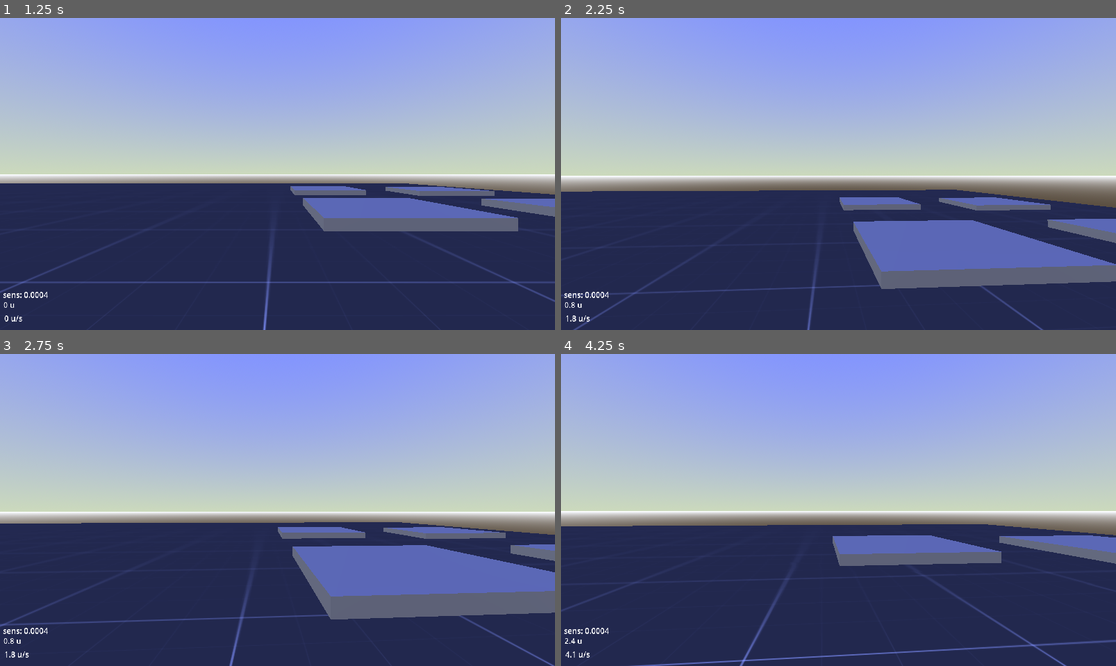
Above: before the commit, frames 1-4 (two rows, left to right).
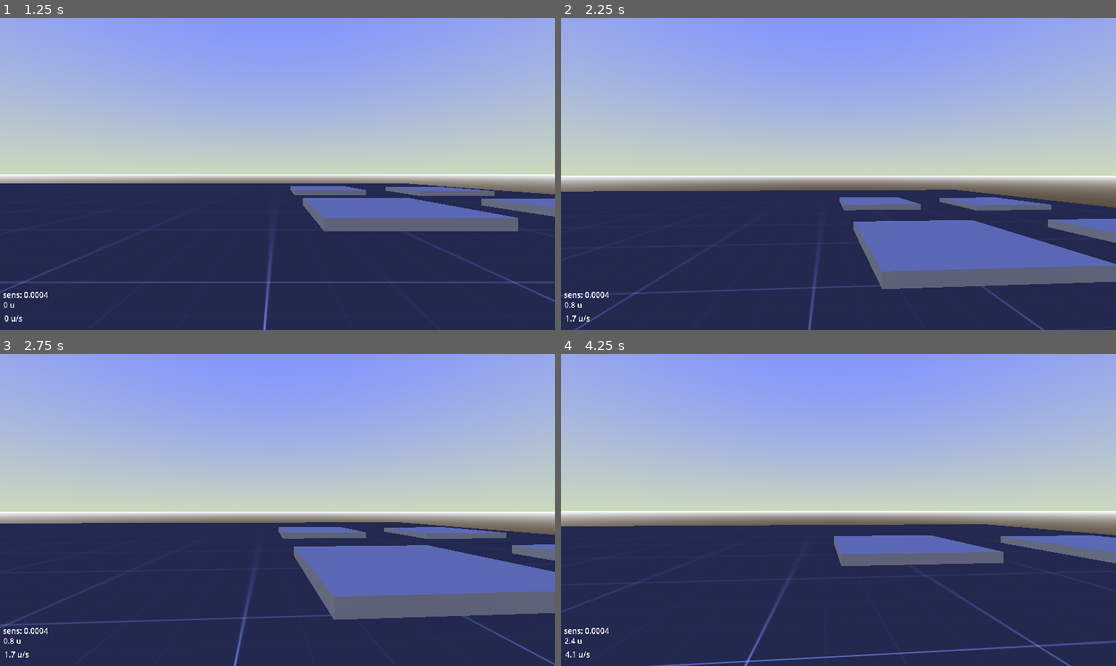
Above: after the commit, the same moments.

Repository: vasiltop/straif
Game: Godot game, scene res://menus/level_select/level_select.tscn
The game is run twice, just before and just after one commit, with the same random seed, the same clock (stepped at 60 frames per second) and the same inputs.
Inputs (mouse positions are in pixels of both pictures, inside the frame that each line leads up to):
- Up to frame 1 (1.25 s): click "longjump map" at 0.5 s
- Up to frame 2 (2.25 s): tap Enter at 1.25 s; move the mouse to (866, 174) at 1.27 s; hold Mouse wheel down (jump) 1.28-2.03 s; hold W (up) from 1.28 s (still down); move the mouse to (810, 174) at 2.02 s; tap Mouse wheel down (jump) at 2.1 s
- Up to frame 3 (2.75 s): keep holding W (up); tap Mouse wheel down (jump) at 2.27, 2.57 s
- Up to frame 4 (4.25 s): keep holding W (up); move the mouse to (849, 503) at 2.77 s; hold Mouse wheel down (jump) 2.78-3.53 s; move the mouse to (832, 516) at 3.52 s; tap Mouse wheel down (jump) at 3.6, 3.77, 4.07 s

Frame 1 is identical in both runs. In frame 2, 0.2% of the frame differs, in the area x 2-100%, y 55-100%; in frame 3, 0.8%; in frame 4, 1.2%, in the area x 0-100%, y 54-100%.

Commit message:
feat: add smooth camera lerping

Diff:
--- a/player/player.gd
+++ b/player/player.gd
@@ -23,13 +23,13 @@
 
 var last_jump = 0
 var last_jump_pos = Vector3.ZERO
-var landed = true
 
 var jumped = false
-
-var relative_rotation = Vector2.ZERO
-
+var prev_pos = Vector3.ZERO
+var camera_height = 0
 func _ready():
+	prev_pos = camera.position
+	camera_height = camera.position.y
 	Input.set_mouse_mode(Input.MOUSE_MODE_CAPTURED)
 
 func grounded():
@@ -43,6 +43,8 @@
 
 func get_slope_angle(normal): return normal.angle_to(up_direction)
 
+
+
 func _process(delta):
 	$Sens.text = "sens: " + str(SENS)
 	if Input.is_action_just_pressed("menu"):
@@ -54,6 +56,13 @@
 		SENS += 0.00001
 	elif Input.is_key_pressed(KEY_PAGEDOWN):
 		SENS -= 0.00001
+
+
+	var camera_pos = prev_pos.lerp(position, delta * 70)
+	camera.global_position = camera_pos
+	camera.position.y = camera_height
+	prev_pos = camera_pos
+
 
 
 func _physics_process(delta):
@@ -70,9 +79,6 @@
 			audio_player.stream = landing
 			audio_player.play()
 			jumped = false
-
-		if not landed:
-			landed = true
 			last_jump = last_jump_pos.distance_to(global_position)
 			last_jump_label.text = str(snapped(last_jump, 0.1)) + " u"
 
@@ -88,10 +94,6 @@
 	var add_speed = clamp(max_speed - current_speed, 0.0, max_accel * delta)
 	vel_planar += wish_dir * add_speed
 
-
-	if Input.is_action_just_pressed("jump") and grounded():
-		landed = false
-
 	if (Input.is_action_pressed("jump") or Input.is_action_just_pressed("jump")) and grounded():
 		last_jump_pos = global_position
 		vel_vertical = JUMP_FORCE
@@ -102,11 +104,8 @@
 
 	var col = move_and_collide(velocity * delta)
 
-
 	if col:
-
 		var slope_angle = get_slope_angle(col.get_normal())
-
 		#Surfing
 		if slope_angle < MAX_SLOPE:
 			velocity.y = 0.0
@@ -119,12 +118,13 @@
 	elif grounded():
 		move_and_collide(floor_col_pos.position - global_position)
 
-	if relative_rotation != Vector2.ZERO:
-		rotate(Vector3(0, -1, 0), relative_rotation.x * SENS)
-		camera.rotate(Vector3(-1, 0, 0), relative_rotation.y * SENS)
-		camera.rotation.x = clamp(camera.rotation.x, -1, 1.5)
-		relative_rotation = Vector2.ZERO
+
 
 func _input(event):
 	if event is InputEventMouseMotion:
-		relative_rotation += event.relative
+
+
+
+		rotate(Vector3(0, -1, 0), event.relative.x * SENS)
+		camera.rotate(Vector3(-1, 0, 0), event.relative.y * SENS)
+		camera.rotation.x = clamp(camera.rotation.x, -1, 1.5)
--- a/project.godot
+++ b/project.godot
@@ -53,6 +53,10 @@
 ]
 }
 
+[physics]
+
+common/physics_jitter_fix=1.0
+
 [rendering]
 
 textures/canvas_textures/default_texture_filter=0
